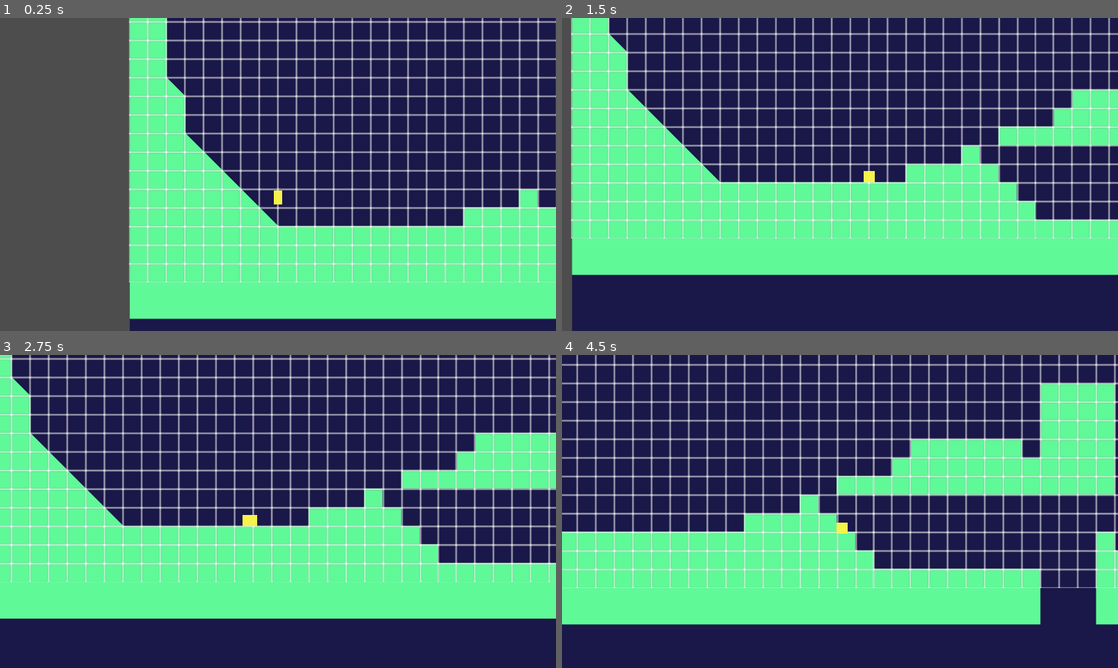
Above: before the commit, frames 1-4 (two rows, left to right).
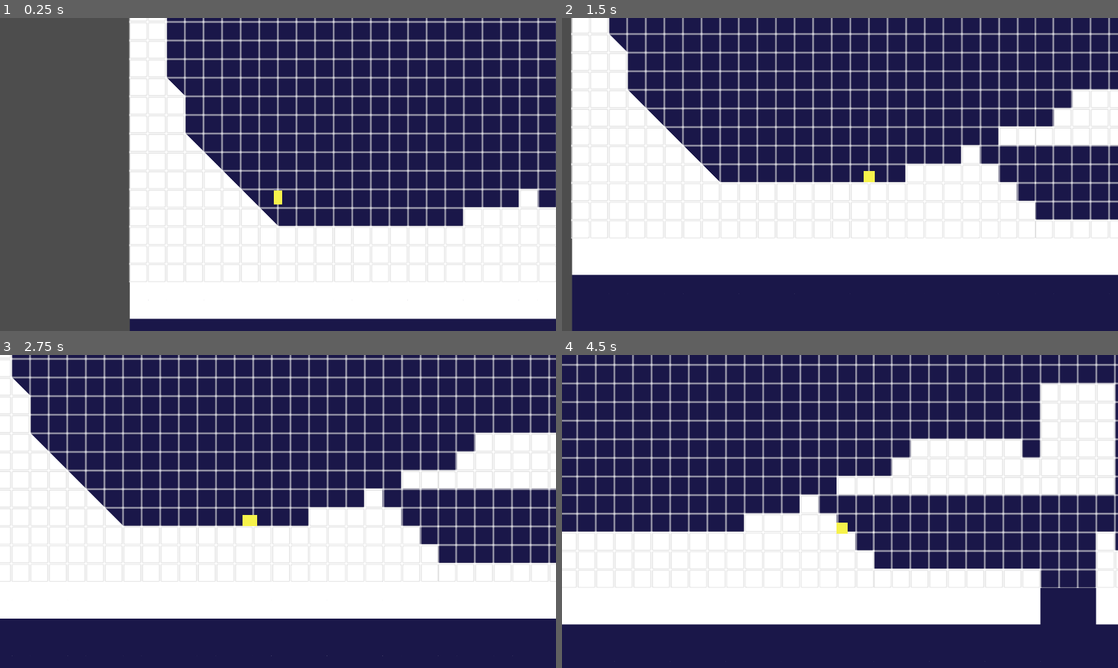
Above: after the commit, the same moments.

Repository: aectias/ShrimpFriedRice
Game: Godot game, scene res://World/World.tscn
Same seed, same stepped clock (60 frames per second), same inputs: the game is played once before the commit and once after it.
Inputs:
- Up to frame 1 (0.25 s): no input
- Up to frame 2 (1.5 s): hold Right (ui_right) from 0.53 s (still down); tap Space (jump) at 0.77 s
- Up to frame 3 (2.75 s): tap Space (jump) at 1.52 s; release Right (ui_right) at 2.03 s; hold Left (ui_left) from 2.03 s (still down)
- Up to frame 4 (4.5 s): release Left (ui_left) at 2.78 s; hold Right (ui_right) 2.78-4.28 s; tap Space (jump) at 3.02, 3.77 s; hold Left (ui_left) from 4.28 s (still down)

The runs differ from the first frame. In frame 1, 32% of the frame differs, in the area x 23-100%, y 0-97%; in frame 2, 38%, in the area x 1-100%, y 0-83%; in frame 3, 37%; in frame 4, 34%.

Commit message:
Reset tile color to white
under TileMap > Canvas Item > Visibility > MODULATE (can just select a color if you want to change it again)

Diff:
--- a/2D-LevelDesignMap_01/World/World.tscn
+++ b/2D-LevelDesignMap_01/World/World.tscn
@@ -18,7 +18,6 @@
 metadata/_edit_lock_ = true
 
 [node name="TileMap" parent="." instance=ExtResource("2")]
-modulate = Color(0.376471, 0.976471, 0.596078, 1)
 scale = Vector2(0.25, 0.25)
 layer_0/tile_data = PackedInt32Array(65476, 65536, 1, 65477, 65536, 1, 65478, 65536, 1, 65479, 65536, 1, 65480, 65536,  …(28668 unchanged characters)…
 
